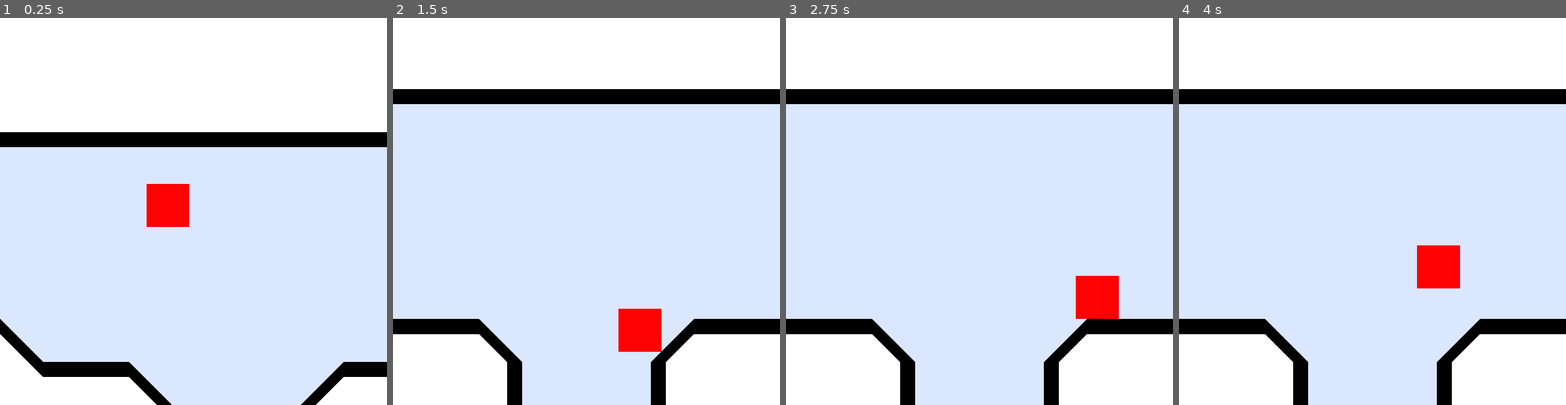
Above: before the commit, frames 1-4 (left to right).
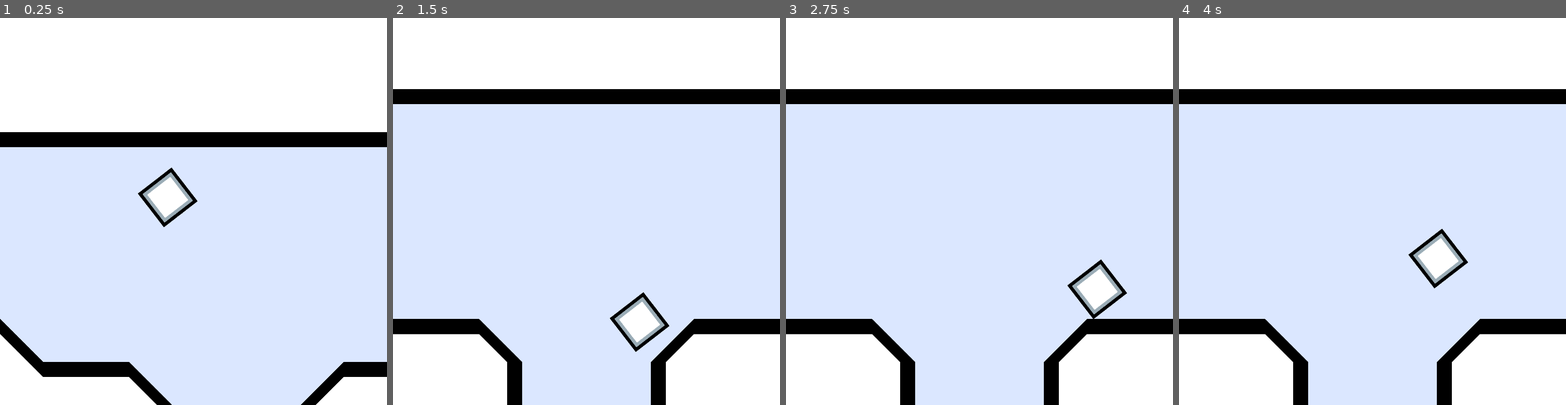
Above: after the commit, the same moments.

Repository: squidistaken/the-right-move
Game: Godot game, scene res://Scenes/GameManager.tscn
Two runs of this game, one before a commit and one after it. Both use one fixed random seed, a clock stepped at 60 frames per second and the inputs below.
Inputs (mouse positions are in pixels of both pictures, inside the frame that each line leads up to):
- Up to frame 1 (0.25 s): no input
- Up to frame 2 (1.5 s): tap Enter at 0.5 s; move the mouse to (671, 192) at 0.52 s; hold Right (move_right) 0.53-1.25 s; tap Z (action) at 0.6 s; click (671, 192) at 0.67 s; tap Up (jump) at 0.77, 1.07 s; tap X (dash) at 0.8 s; drag from (509, 230) to (567, 288) at 1.27 s
- Up to frame 3 (2.75 s): tap Space at 2 s; move the mouse to (1018, 126) at 2.02 s; hold Right (move_right) from 2.03 s (still down); hold Up (jump) from 2.03 s (still down); tap Z (action) at 2.3 s
- Up to frame 4 (4 s): release Right (move_right) at 2.75 s; release Up (jump) at 2.75 s; drag from (1353, 288) to (1256, 153) at 2.77 s; tap Enter at 3.5 s; move the mouse to (1488, 269) at 3.52 s; hold Left (move_left) from 3.53 s (still down); hold Up (jump) from 3.53 s (still down); tap X (dash) at 3.6 s

The runs differ from the first frame. In frame 1, 1.5% of the frame differs, in the area x 35-51%, y 38-55%; in frame 2, 1.5%; in frame 3, 1.5%; in frame 4, 1.5%, in the area x 59-75%, y 54-70%.

Commit message:
plr sprites

Diff:
--- a/Scenes/player.tscn
+++ b/Scenes/player.tscn
@@ -1,19 +1,192 @@
-[gd_scene load_steps=4 format=3 uid="uid://c0osqpvnccpkw"]
+[gd_scene load_steps=24 format=3 uid="uid://c0osqpvnccpkw"]
 
 [ext_resource type="Script" path="res://Scripts/PlayerMovement.gd" id="1_4uj84"]
-[ext_resource type="Texture2D" uid="uid://ds06lnxj1tb1t" path="res://Assets/PlayerTemporary.png" id="2_ndvh7"]
+[ext_resource type="Texture2D" uid="uid://38osvxdb4dw4" path="res://Assets/Player/Player.png" id="2_gpt2g"]
 
 [sub_resource type="RectangleShape2D" id="RectangleShape2D_75dne"]
-size = Vector2(256, 256)
+size = Vector2(128, 128)
+
+[sub_resource type="AtlasTexture" id="AtlasTexture_hvgvm"]
+atlas = ExtResource("2_gpt2g")
+region = Rect2(3328, 0, 256, 256)
+
+[sub_resource type="AtlasTexture" id="AtlasTexture_7sy0s"]
+atlas = ExtResource("2_gpt2g")
+region = Rect2(3584, 0, 256, 256)
+
+[sub_resource type="AtlasTexture" id="AtlasTexture_ndajj"]
+atlas = ExtResource("2_gpt2g")
+region = Rect2(3840, 0, 256, 256)
+
+[sub_resource type="AtlasTexture" id="AtlasTexture_dyc6f"]
+atlas = ExtResource("2_gpt2g")
+region = Rect2(4096, 0, 256, 256)
+
+[sub_resource type="AtlasTexture" id="AtlasTexture_dm5bp"]
+atlas = ExtResource("2_gpt2g")
+region = Rect2(4352, 0, 256, 256)
+
+[sub_resource type="AtlasTexture" id="AtlasTexture_8vshf"]
+atlas = ExtResource("2_gpt2g")
+region = Rect2(4608, 0, 256, 256)
+
+[sub_resource type="AtlasTexture" id="AtlasTexture_iwxrl"]
+atlas = ExtResource("2_gpt2g")
+region = Rect2(0, 0, 256, 256)
+
+[sub_resource type="AtlasTexture" id="AtlasTexture_qemfq"]
+atlas = ExtResource("2_gpt2g")
+region = Rect2(1024, 0, 256, 256)
+
+[sub_resource type="AtlasTexture" id="AtlasTexture_un8bf"]
+atlas = ExtResource("2_gpt2g")
+region = Rect2(1280, 0, 256, 256)
+
+[sub_resource type="AtlasTexture" id="AtlasTexture_m6xwc"]
+atlas = ExtResource("2_gpt2g")
+region = Rect2(1536, 0, 256, 256)
+
+[sub_resource type="AtlasTexture" id="AtlasTexture_tjscd"]
+atlas = ExtResource("2_gpt2g")
+region = Rect2(1792, 0, 256, 256)
+
+[sub_resource type="AtlasTexture" id="AtlasTexture_41dkf"]
+atlas = ExtResource("2_gpt2g")
+region = Rect2(2048, 0, 256, 256)
+
+[sub_resource type="AtlasTexture" id="AtlasTexture_ua8yv"]
+atlas = ExtResource("2_gpt2g")
+region = Rect2(2304, 0, 256, 256)
+
+[sub_resource type="AtlasTexture" id="AtlasTexture_hm7ou"]
+atlas = ExtResource("2_gpt2g")
+region = Rect2(2560, 0, 256, 256)
+
+[sub_resource type="AtlasTexture" id="AtlasTexture_h7xt5"]
+atlas = ExtResource("2_gpt2g")
+region = Rect2(2816, 0, 256, 256)
+
+[sub_resource type="AtlasTexture" id="AtlasTexture_bk5y8"]
+atlas = ExtResource("2_gpt2g")
+region = Rect2(3072, 0, 256, 256)
+
+[sub_resource type="AtlasTexture" id="AtlasTexture_n8l8g"]
+atlas = ExtResource("2_gpt2g")
+region = Rect2(256, 0, 256, 256)
+
+[sub_resource type="AtlasTexture" id="AtlasTexture_0dqi4"]
+atlas = ExtResource("2_gpt2g")
+region = Rect2(512, 0, 256, 256)
+
+[sub_resource type="AtlasTexture" id="AtlasTexture_uvjob"]
+atlas = ExtResource("2_gpt2g")
+region = Rect2(768, 0, 256, 256)
+
+[sub_resource type="SpriteFrames" id="SpriteFrames_cmovj"]
+animations = [{
+"frames": [{
+"duration": 1.0,
+"texture": SubResource("AtlasTexture_hvgvm")
+}, {
+"duration": 1.0,
+"texture": SubResource("AtlasTexture_7sy0s")
+}, {
+"duration": 1.0,
+"texture": SubResource("AtlasTexture_ndajj")
+}],
+"loop": true,
+"name": &"dash",
+"speed": 5.0
+}, {
+"frames": [{
+"duration": 1.0,
+"texture": SubResource("AtlasTexture_dyc6f")
+}, {
+"duration": 1.0,
+"texture": SubResource("AtlasTexture_dm5bp")
+}, {
+"duration": 1.0,
+"texture": SubResource("AtlasTexture_8vshf")
+}],
+"loop": true,
+"name": &"hit",
+"speed": 5.0
+}, {
+"frames": [{
+"duration": 1.0,
+"texture": SubResource("AtlasTexture_iwxrl")
+}],
+"loop": true,
+"name": &"idle",
+"speed": 24.0
+}, {
+"frames": [{
+"duration": 1.0,
+"texture": SubResource("AtlasTexture_qemfq")
+}, {
+"duration": 1.0,
+"texture": SubResource("AtlasTexture_un8bf")
+}, {
+"duration": 1.0,
+"texture": SubResource("AtlasTexture_m6xwc")
+}],
+"loop": true,
+"name": &"jump",
+"speed": 12.0
+}, {
+"frames": [{
+"duration": 1.0,
+"texture": SubResource("AtlasTexture_tjscd")
+}, {
+"duration": 1.0,
+"texture": SubResource("AtlasTexture_41dkf")
+}, {
+"duration": 1.0,
+"texture": SubResource("AtlasTexture_ua8yv")
+}],
+"loop": false,
+"name": &"superjump_charge",
+"speed": 5.0
+}, {
+"frames": [{
+"duration": 1.0,
+"texture": SubResource("AtlasTexture_hm7ou")
+}, {
+"duration": 1.0,
+"texture": SubResource("AtlasTexture_h7xt5")
+}, {
+"duration": 1.0,
+"texture": SubResource("AtlasTexture_bk5y8")
+}],
+"loop": true,
+"name": &"superjump_jump",
+"speed": 5.0
+}, {
+"frames": [{
+"duration": 1.0,
+"texture": SubResource("AtlasTexture_n8l8g")
+}, {
+"duration": 1.0,
+"texture": SubResource("AtlasTexture_0dqi4")
+}, {
+"duration": 1.0,
+"texture": SubResource("AtlasTexture_uvjob")
+}],
+"loop": true,
+"name": &"walk",
+"speed": 8.0
+}]
 
 [node name="Player" type="CharacterBody2D"]
+scale = Vector2(2, 2)
 script = ExtResource("1_4uj84")
 
 [node name="PlayerCollision" type="CollisionShape2D" parent="."]
 shape = SubResource("RectangleShape2D_75dne")
 
-[node name="PlayerSprite" type="Sprite2D" parent="."]
-texture = ExtResource("2_ndvh7")
+[node name="PlayerSprites" type="AnimatedSprite2D" parent="."]
+sprite_frames = SubResource("SpriteFrames_cmovj")
+animation = &"jump"
 
 [node name="PlayerCamera" type="Camera2D" parent="."]
 zoom = Vector2(0.4, 0.4)
--- a/Scripts/PlayerMovement.gd
+++ b/Scripts/PlayerMovement.gd
@@ -11,6 +11,7 @@
 var has_jumped = false
 var has_dashed = false
 var can_super_jump = false
+var animating = false
 
 var reset_position: Vector2
 
@@ -76,3 +77,19 @@
 
 func on_enter():
 	reset_position = position
+"""
+func _process(_delta):
+
+	print(animating)
+	if Input.is_action_pressed("jump"):
+		if velocity.y != 0:
+			$PlayerSprites.play("jump")
+			animating = true
+		else:
+			animating = false
+	else:
+		if !animating:
+			$PlayerSprites.play("idle")
+
+func animate(type: String):
+"""
Binary file added: Assets/Player/Player.aseprite
Binary file added: Assets/Player/Player.png
Not shown, added: Assets/Player/Player.png.import
